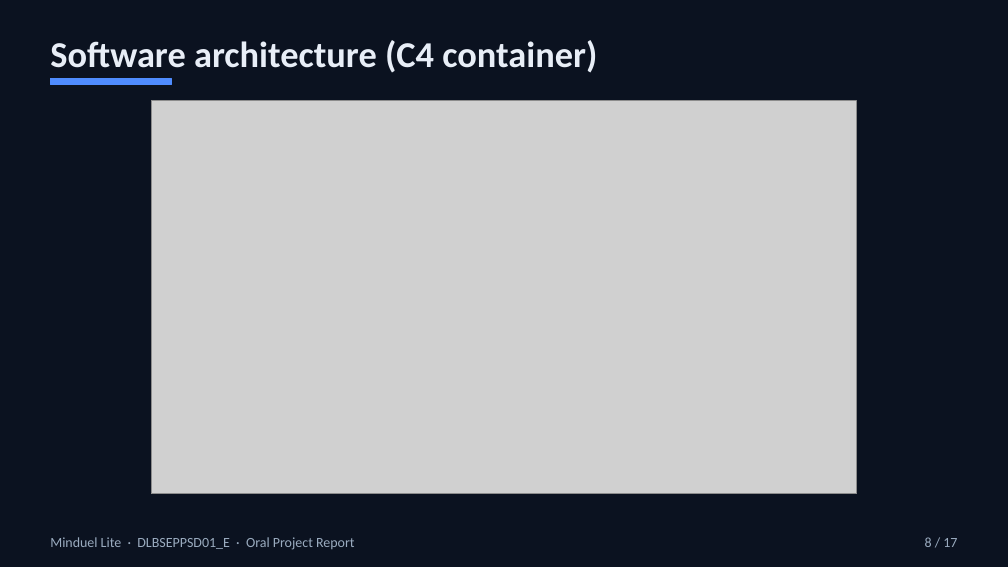
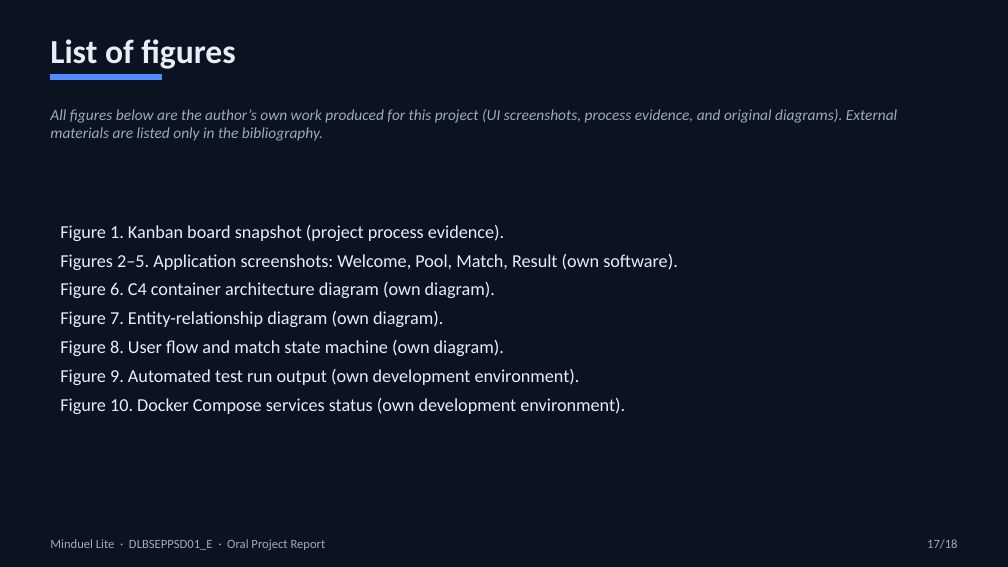
Before and after one commit to MahmoudBKanaan/MiduelLite, a slide deck: slide 17 of docs/presentation/MinduelLite-Oral-Project-Report.pptx (slide 8 before the commit). Drawn at 1008x567 pixels with LibreOffice and Linux fonts; fonts in the diff are those of the drawing; grey boxes stand for pictures. Boxes give left, top, right and bottom in pixels: in the first picture for what was removed or moved away, otherwise in the second. Text is boxed around its words. In the diff, an @@ line names an element or a change of style, - is before the commit and + after.

Commit message:
Strengthen oral presentation: APA figures/bibliography, GitHub title block, process focus.

```diff
--- a/docs/presentation/MinduelLite-Oral-Project-Report.pptx
+++ b/docs/presentation/MinduelLite-Oral-Project-Report.pptx
@@ text removed at (x1=50, y1=40, x2=597, y2=73) @@
-Software architecture (C4 container)
@@ text added at (x1=50, y1=39, x2=235, y2=69), 24 pt, text #E8EEF7, bold @@
+List of figures
@@ rectangle resized from (x1=50, y1=79, x2=171, y2=85) to (x1=50, y1=75, x2=161, y2=80) @@
@@ text added at (x1=50, y1=109, x2=897, y2=141), 11 pt, text #9AABBF, italic @@
+All figures below are the author’s own work produced for this project (UI screenshots, process evidence, and original diagrams). External materials are listed only in the bibliography.
@@ picture removed at (x1=151, y1=101, x2=857, y2=494) @@
@@ text added at (x1=60, y1=225, x2=678, y2=414), 13 pt, text #E8EEF7 @@
+Figure 1. Kanban board snapshot (project process evidence).
+Figures 2–5. Application screenshots: Welcome, Pool, Match, Result (own software).
+Figure 6. C4 container architecture diagram (own diagram).
+Figure 7. Entity-relationship diagram (own diagram).
+Figure 8. User flow and match state machine (own diagram).
+Figure 9. Automated test run output (own development environment).
+Figure 10. Docker Compose services status (own development environment).
@@ text "Minduel Lite · DLBSEPPSD01_E · ..." at (x1=50, y1=539, x2=326, y2=550): size 10 to 9 pt @@
@@ text at (x1=927, y1=539, x2=957, y2=549): text changed; size 10 to 9 pt @@
-8 / 17
+17/18
```
Also in this commit, not shown: 8 other slides changed, 9 slides added, 8 slides removed, 2 other files.
